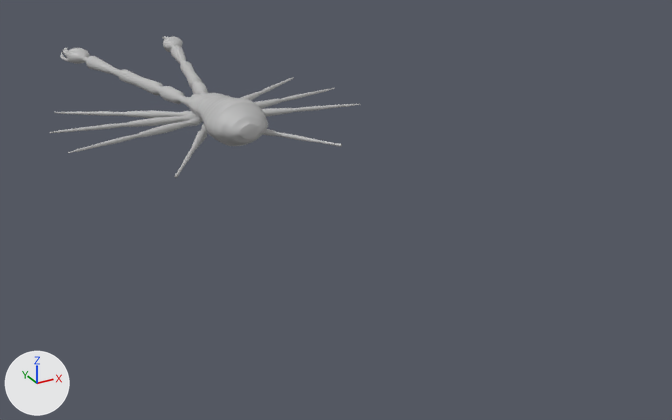
Renders of the FBX model BugGame/Assets/Models/Cave Bugs/PScorpion/PsuedoScorpion.fbx from each side of a commit.
Before and after are seen from a camera (50 mm lens) standing at (-0.082, -0.233, 0.071) and looking at (0.014, -0.059, -0.016). The axes (+X, +Y, +Z) are drawn at lower left. The lights are the same throughout. Where no turn or scale is listed for an object, it has been applied to the vertices.

Names of what the first picture shows: 'PsuedoScorp'.
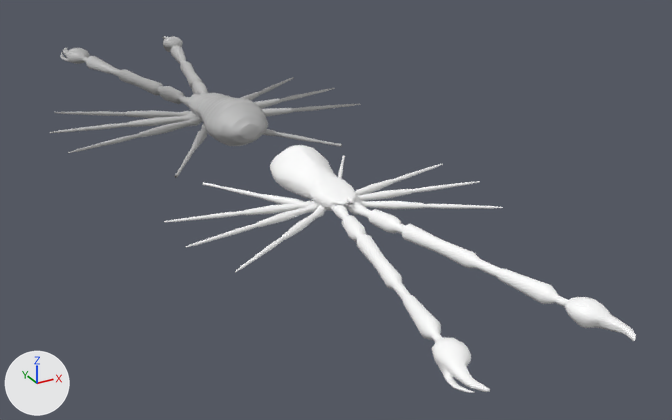
The newer file is also rescaled (x1.211), turned or shifted as a whole; pictures and numbers use the older file's frame.

Where the change shows, as pixel boxes (x1, y1, x2, y2) in the pictures (672 x 420 px):
'PsuedoScorp__UV', added: after (164, 145, 636, 393)

The change, as a list of edits to the scene's bpy script:
```text
Add mat_uv_scorp_texture:
    mat_uv_scorp_texture = principled_material('UV_scorp_texture')
    mat_uv_scorp_texture.base_color = (1.0, 1.0, 1.0)  # white #ffffff
Add me_mesh_001:
    me_mesh_001.from_pydata(...)  # 5851 vertices, 6168 faces; spans x -0.0325..0.0324, y -0.0548..0.0392, z -0.0051..0.0051
    me_mesh_001.materials.append(mat_uv_scorp_texture)  # its picture is missing
Add ob_psuedoscorp__uv:
    ob_psuedoscorp__uv = bpy.data.objects.new('PsuedoScorp__UV', me_mesh_001)
    ob_psuedoscorp__uv.location = (-0.0006, -0.0969, -0.0001)
```
